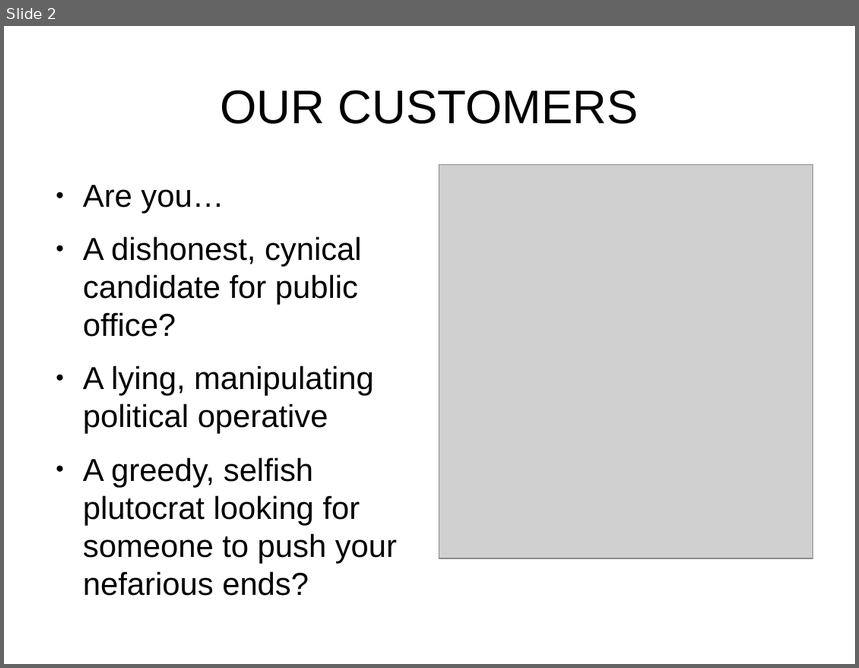
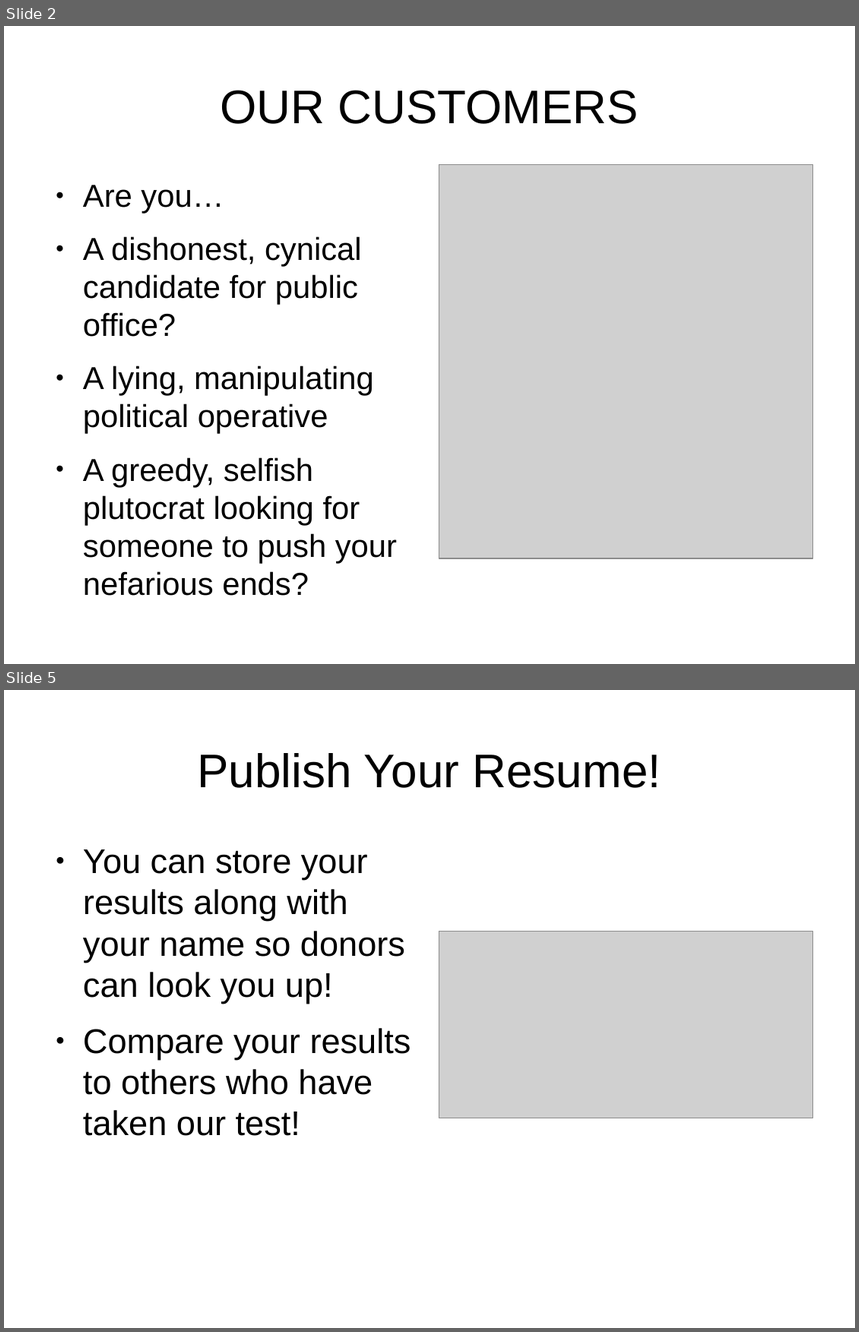
Before and after one commit to battywombat/Elections, a slide deck: presentation.odp. Shown one above the other, each under a label of ours: slide 2 before the commit, slides 2 and 5 after it; the slides between them are not shown. The pictures are 859x668 and 859x1332 pixels, drawn with LibreOffice and Linux fonts; fonts in the diff are those of the drawing; grey boxes stand for pictures. Boxes give left, top, right and bottom in pixels: in the first picture for what was removed or moved away, otherwise in the second. Text is boxed around its words. In the diff, an @@ line names an element or a change of style, - is before the commit and + after.

```diff
--- a/presentation.odp
+++ b/presentation.odp
@@ slide 5 added at (4,690,855,1328), background #FFFFFF @@
@@ title added at (197,753,661,788), 44 pt, text #000000 @@
+Publish Your Resume!
@@ text added at (83,850,411,1136), 32 pt, text #000000 @@
+● You can store your results along with your name so donors can look you up!
+● Compare your results to others who have taken our test!
@@ picture added at (439,931,813,1118) @@
```
Also in this commit, not shown: 1 slide changed, 1 other slide added, 4 other files.
